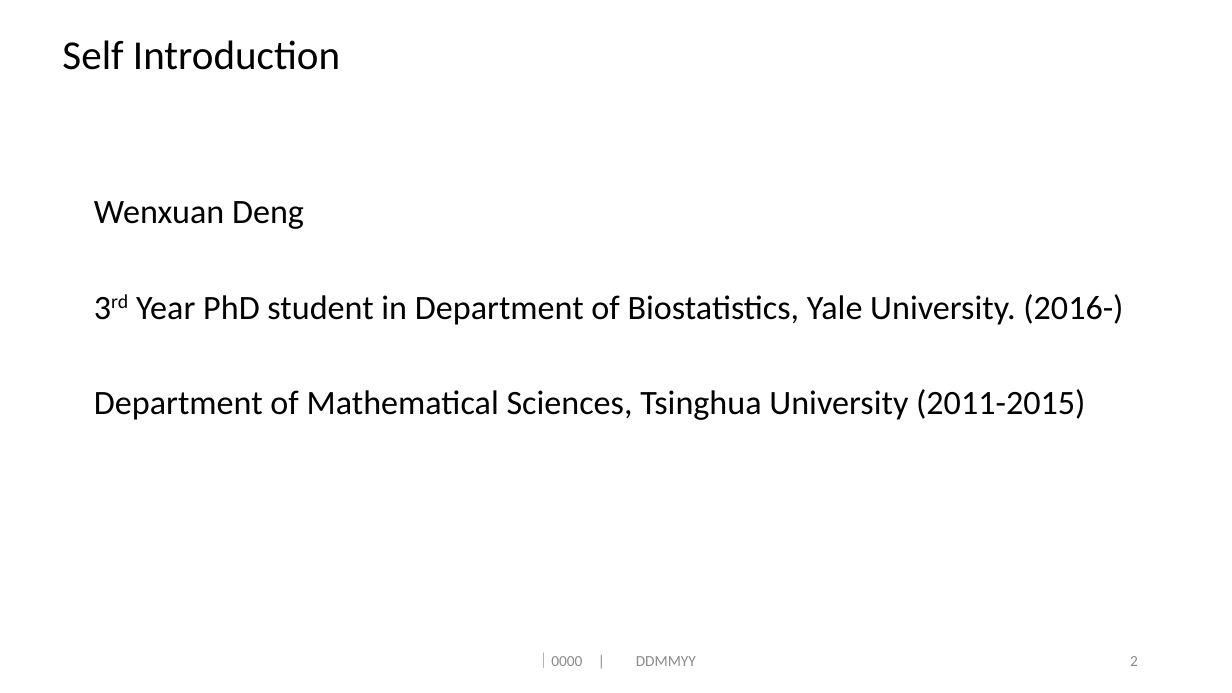
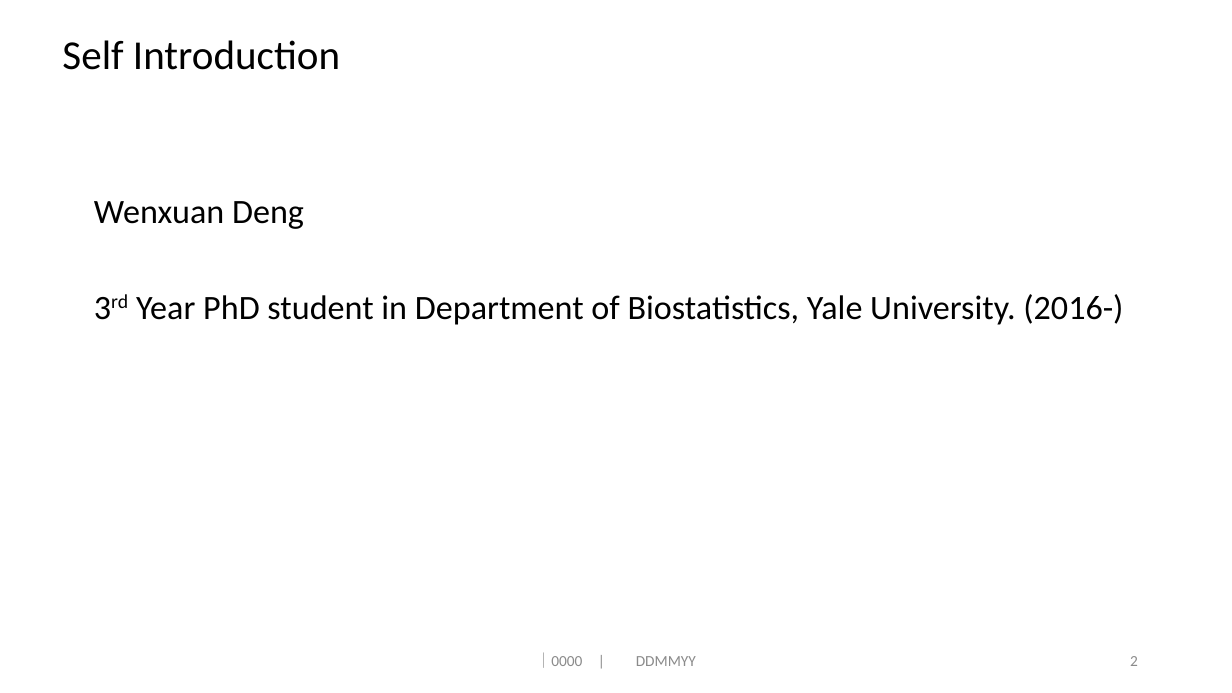
Before and after one commit to dengwx11/GroupLasso, a slide deck: slide 2 of manu & slides/Experiences in Takeda.pptx. Drawn at 1232x693 pixels with LibreOffice and Linux fonts; fonts in the diff are those of the drawing. Boxes give left, top, right and bottom in pixels: in the first picture for what was removed or moved away, otherwise in the second. Text is boxed around its words. In the diff, an @@ line names an element or a change of style, - is before the commit and + after.

```diff
--- a/manu & slides/Experiences in Takeda.pptx
+++ b/manu & slides/Experiences in Takeda.pptx
@@ text at <box>94,389,1085,420</box>: paragraph removed @@
-Department of Mathematical Sciences, Tsinghua University (2011-2015)
```
Also in this commit, not shown: 1 other slide changed, 10 other files.
